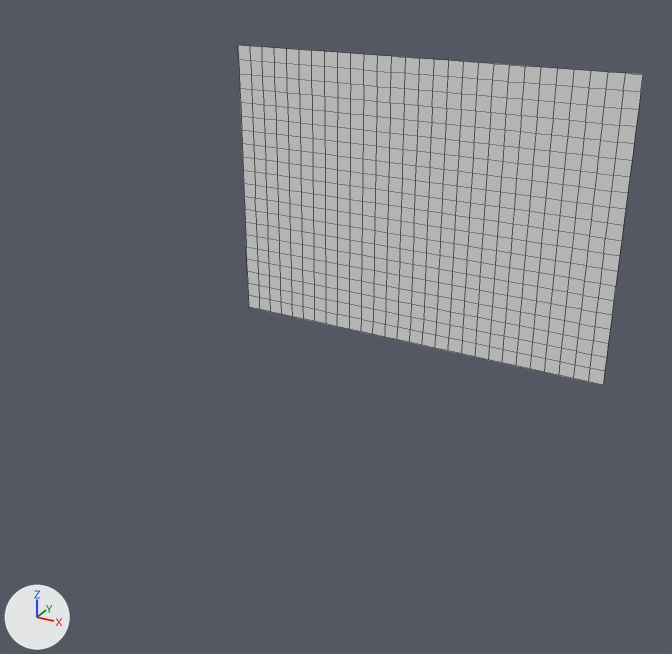
Two versions of the OBJ model Assets/Tiled2Unity/Meshes/ice_level.obj, one commit apart.
The view is the same before and after, from a camera (50 mm lens) standing at (3.52, -18.1, 2.63) and looking at (-6.68, 0.43, -6.64). Arrows for +X, +Y and +Z are at lower left; the lights stay in place. Mesh edges are drawn as thin lines. Where no turn or scale is listed for an object, it has been applied to the vertices.

Objects in the first picture: 'ice_level'.
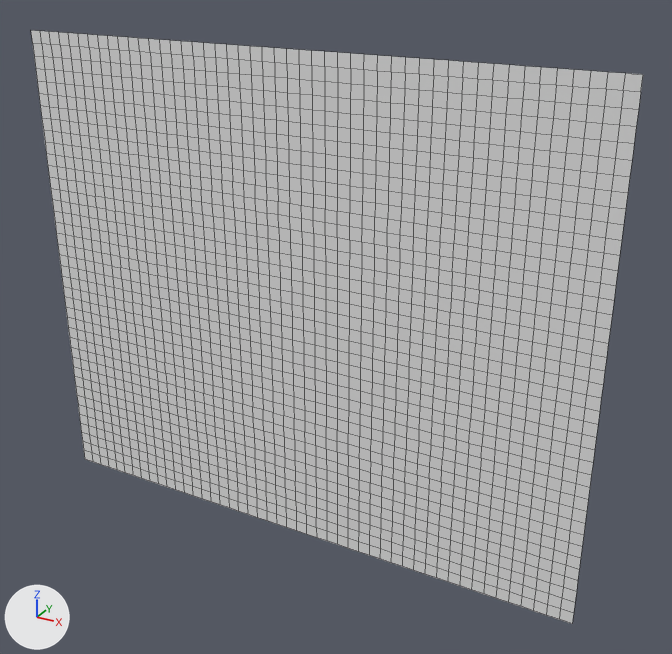
What differs and where, as boxes (x1, y1, x2, y2) in the pictures (672 x 654 px):
```json
{"object": "ice_level", "change": "reshaped", "before": [238, 45, 643, 385], "after": [31, 30, 643, 624], "on screen": "51% wider, 74% taller"}
{"part": 1, "of": "me_ice_level", "change": "added", "after": [31, 30, 603, 624]}
```

Scene script edits in JSON lines:
```json
{"block": "me_ice_level", "where": "# used by ob_ice_level; location = (0.0, 0.0, 0.0)"}
{"op": "remove", "block": "me_ice_level", "code": "me_ice_level.from_pydata(...)  # 609 vertices, 560 faces; spans x -8.96..0.0, y 0.0, z -6.4..0.0"}
{"op": "add", "block": "me_ice_level", "code": "me_ice_level.from_pydata(...)  # 2009 vertices, 1920 faces; spans x -15.36..0.0, y 0.0, z -12.8..0.0"}
{"block": "me_ice_level", "change": "me_ice_level part 1: 1400 vertices added at x -15.36..0.0, y 0.0, z -12.8..0.0"}
```
